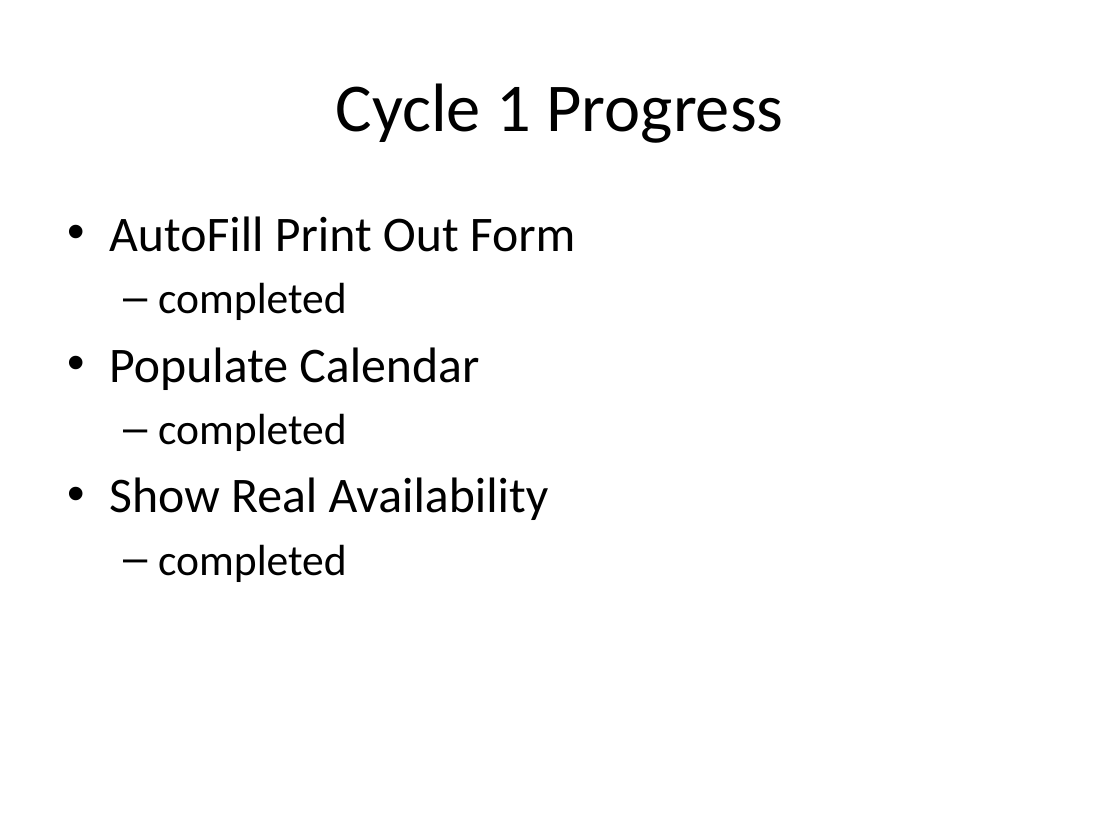
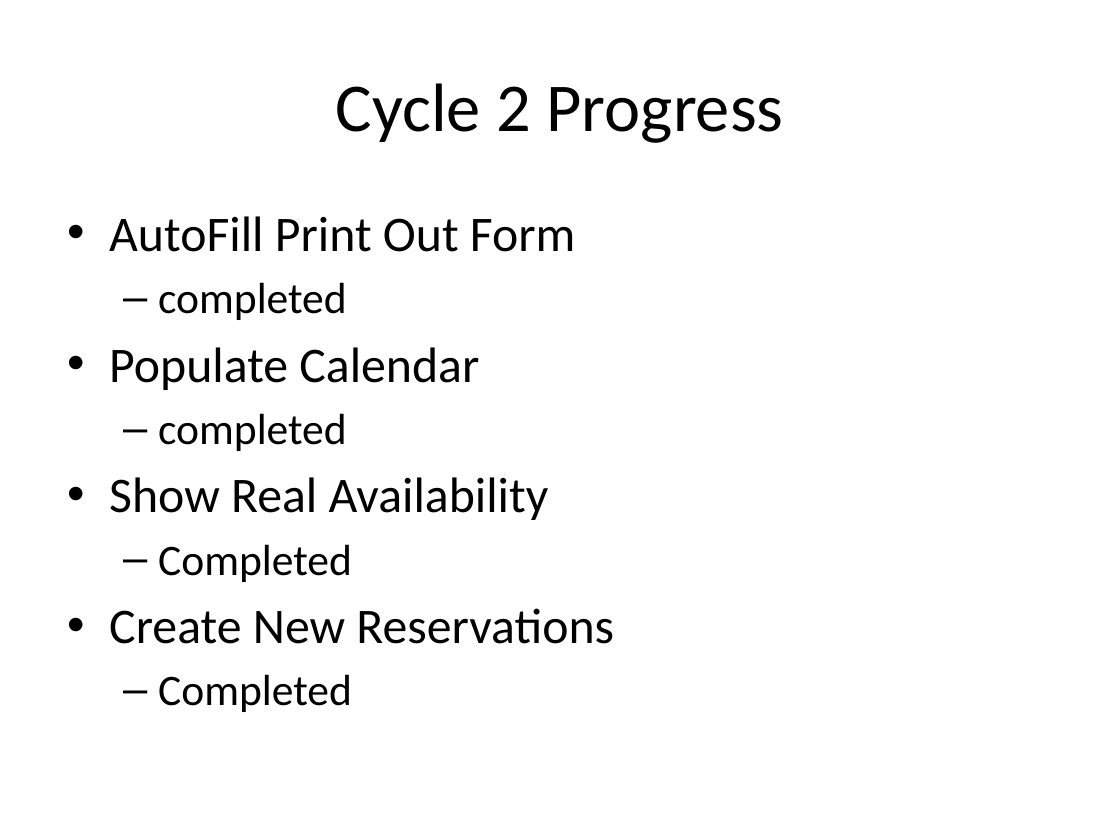
Before and after one commit to telepresencebot2/Transportation-For-Visually-Impaired, a slide deck: slide 6 of Cycle2DOC/CycleTwoPresentation.pptx. Drawn at 1120x840 pixels with LibreOffice and Linux fonts; fonts in the diff are those of the drawing; background and template pictures are left out. Boxes give left, top, right and bottom in pixels: in the first picture for what was removed or moved away, otherwise in the second. Text is boxed around its words. In the diff, an @@ line names an element or a change of style, - is before the commit and + after.

Commit message:
Finished Senior Design Cycle 2 Report

```diff
--- a/Cycle2DOC/CycleTwoPresentation.pptx
+++ b/Cycle2DOC/CycleTwoPresentation.pptx
@@ title at [336,83,784,143]: text changed @@
-Cycle 1 Progress
+Cycle 2 Progress
@@ text at [109,544,614,712]: text changed; size 28 to 32 pt @@
-  – completed
+  – Completed
+• Create New Reservations
+  – Completed
```
Also in this commit, not shown: 6 other slides changed, 5 other files.
